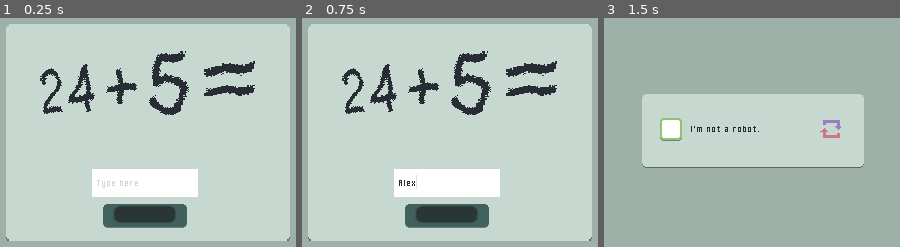
Above: before the commit, frames 1-3 (left to right).
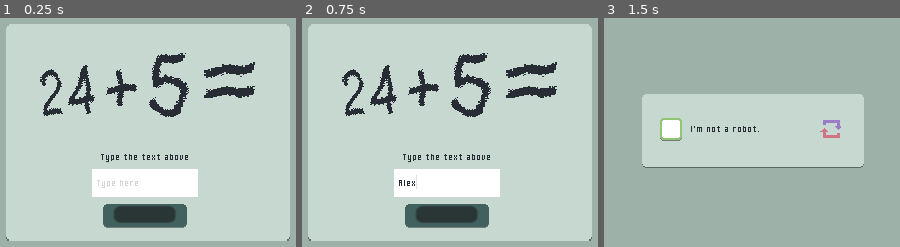
Above: after the commit, the same moments.

Repository: Difio3333/imnotarobot
Game: Godot game, scene res://world/World.tscn
The game is run twice, just before and just after one commit, with the same random seed, the same clock (stepped at 60 frames per second) and the same inputs.
Inputs (mouse positions are in pixels of both pictures, inside the frame that each line leads up to):
- Up to frame 1 (0.25 s): no input
- Up to frame 2 (0.75 s): click (447, 182) at 0.52 s; type "Alex" at 0.6 s
- Up to frame 3 (1.5 s): click (749, 214) at 1.25 s

The runs differ from the first frame. In frame 1, 1.8% of the frame differs, in the area x 13-87%, y 14-63%; in frame 2, 1.8%; in frame 3, nothing differs.

Commit message:
button placement and label

Diff:
--- a/levels/level_2.tscn
+++ b/levels/level_2.tscn
@@ -1,8 +1,9 @@
-[gd_scene load_steps=6 format=3 uid="uid://b5idxyjn2jq01"]
+[gd_scene load_steps=7 format=3 uid="uid://b5idxyjn2jq01"]
 
 [ext_resource type="PackedScene" uid="uid://dloiy8gta264g" path="res://scenes/captcha_text_in.tscn" id="1_rhgui"]
 [ext_resource type="Script" path="res://scripts/level_2_script.gd" id="1_y0npd"]
 [ext_resource type="Texture2D" uid="uid://cey0jgiyk2k1r" path="res://assets/window_big_00.png" id="2_f63ej"]
+[ext_resource type="FontFile" uid="uid://c11gqv8lqvvn1" path="res://assets/CWEBL.TTF" id="3_spsrk"]
 [ext_resource type="Texture2D" uid="uid://cw1barv8avf37" path="res://assets/button_normal_00_idle.png" id="4_4bwke"]
 [ext_resource type="Texture2D" uid="uid://cplp45frcgf2i" path="res://assets/typetextabove_00.png" id="5_vs030"]
 
@@ -18,6 +19,17 @@
 [node name="WindowBig00" type="Sprite2D" parent="."]
 position = Vector2(320, 180)
 texture = ExtResource("2_f63ej")
+
+[node name="Label" type="Label" parent="WindowBig00"]
+offset_left = -63.0
+offset_top = 16.0
+offset_right = 57.0
+offset_bottom = 34.0
+theme_override_colors/font_color = Color(0.156863, 0.172549, 0.207843, 1)
+theme_override_fonts/font = ExtResource("3_spsrk")
+theme_override_font_sizes/font_size = 13
+text = "Type the text above"
+horizontal_alignment = 1
 
 [node name="Control" type="Control" parent="."]
 layout_mode = 3
@@ -46,7 +58,7 @@
 scale = Vector2(2.56, 1.8589)
 
 [node name="Typetextabove00" type="Sprite2D" parent="."]
-position = Vector2(320, 131)
+position = Vector2(320, 133)
 texture = ExtResource("5_vs030")
 
 [connection signal="pressed" from="Button" to="." method="_on_button_pressed"]
